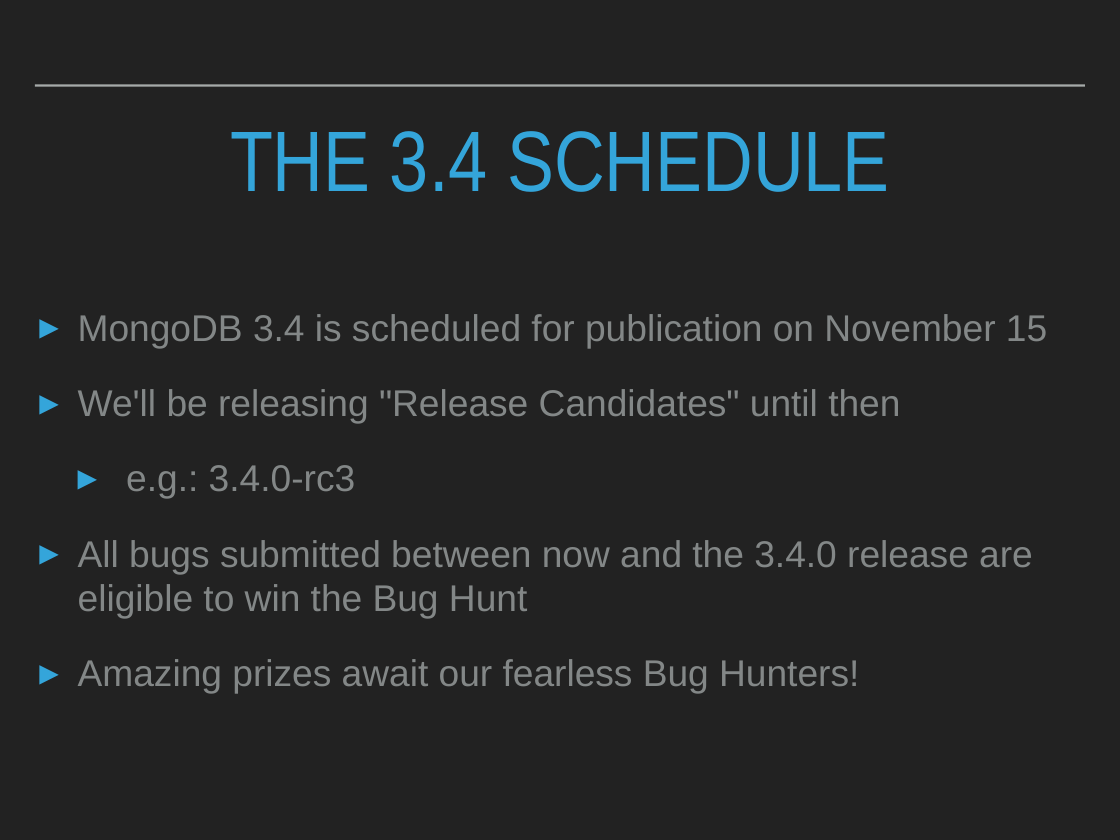
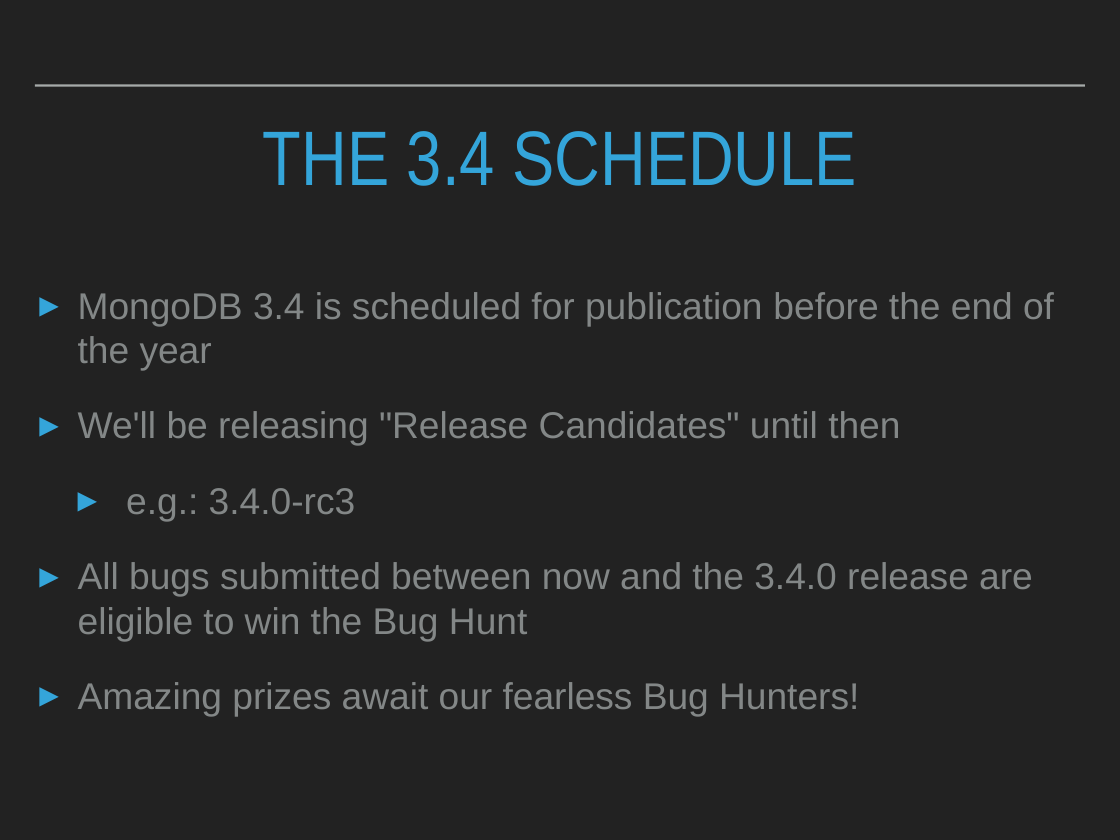
Before and after one commit to isabella232/community-24, a slide deck: slide 18 of MUG Download/MUG Download #7-1 - 3.4 Bug Hunt.pptx. Drawn at 1120x840 pixels with LibreOffice and Linux fonts; fonts in the diff are those of the drawing. Boxes give left, top, right and bottom in pixels: in the first picture for what was removed or moved away, otherwise in the second. Text is boxed around its words. In the diff, an @@ line names an element or a change of style, - is before the commit and + after.

Commit message:
Slide 18 updated for accuracy regarding 3.4 release date.

```diff
--- a/MUG Download/MUG Download #7-1 - 3.4 Bug Hunt.pptx
+++ b/MUG Download/MUG Download #7-1 - 3.4 Bug Hunt.pptx
@@ title "THE 3.4 SCHEDULE" at <box>263,131,857,186</box>: size 78.4 to 70.6 pt @@
@@ text at <box>78,292,1054,370</box>: text changed @@
-▸ MongoDB 3.4 is scheduled for publication on November 15
+▸ MongoDB 3.4 is scheduled for publication before the end of the year
```
Also in this commit, not shown: 6 other slides changed, 2 other files.
